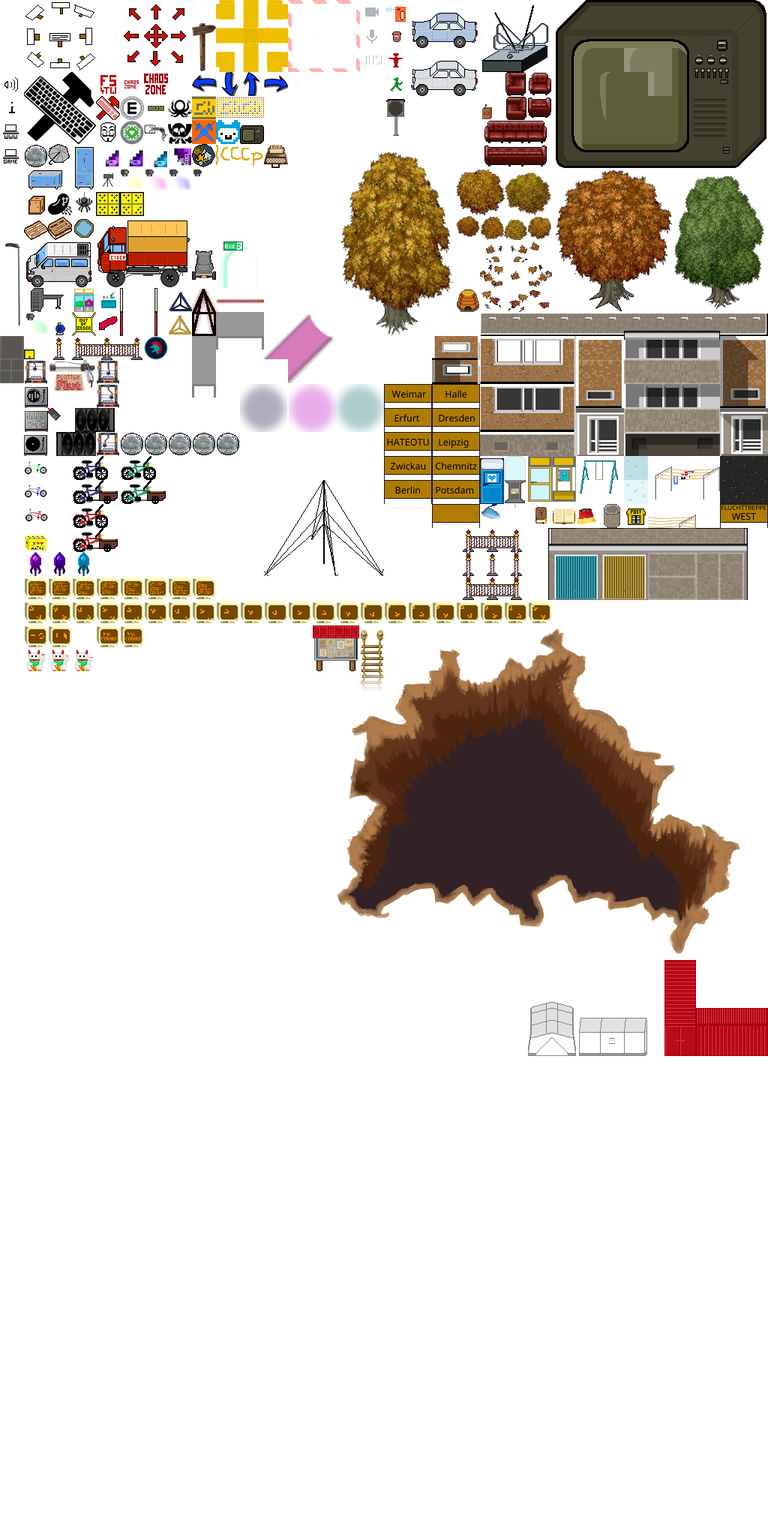
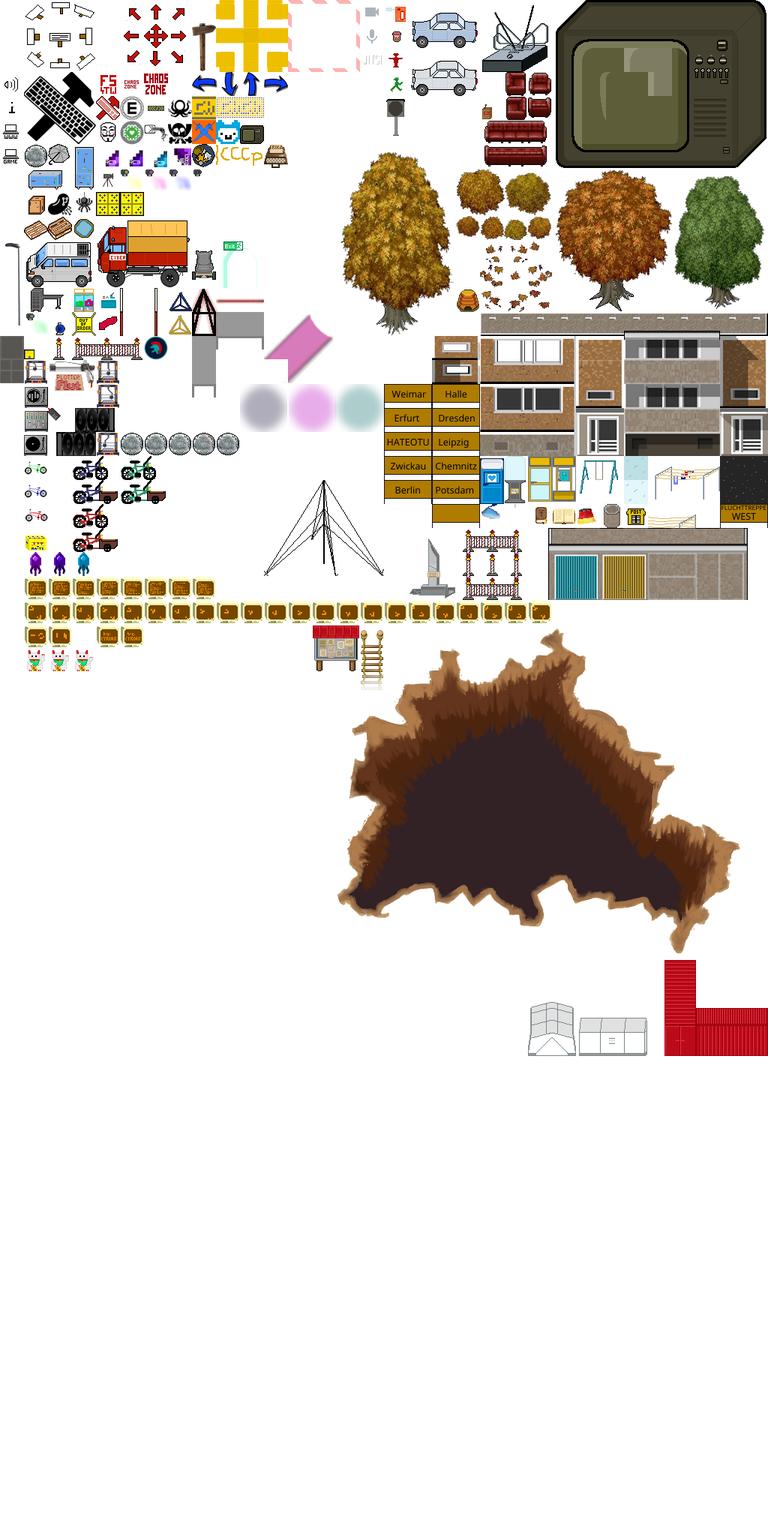
Layered file, before and after one edit (768px x 1536px). Changes by layer:
pixels changed over [409, 538, 456, 599] (layer not identified)
